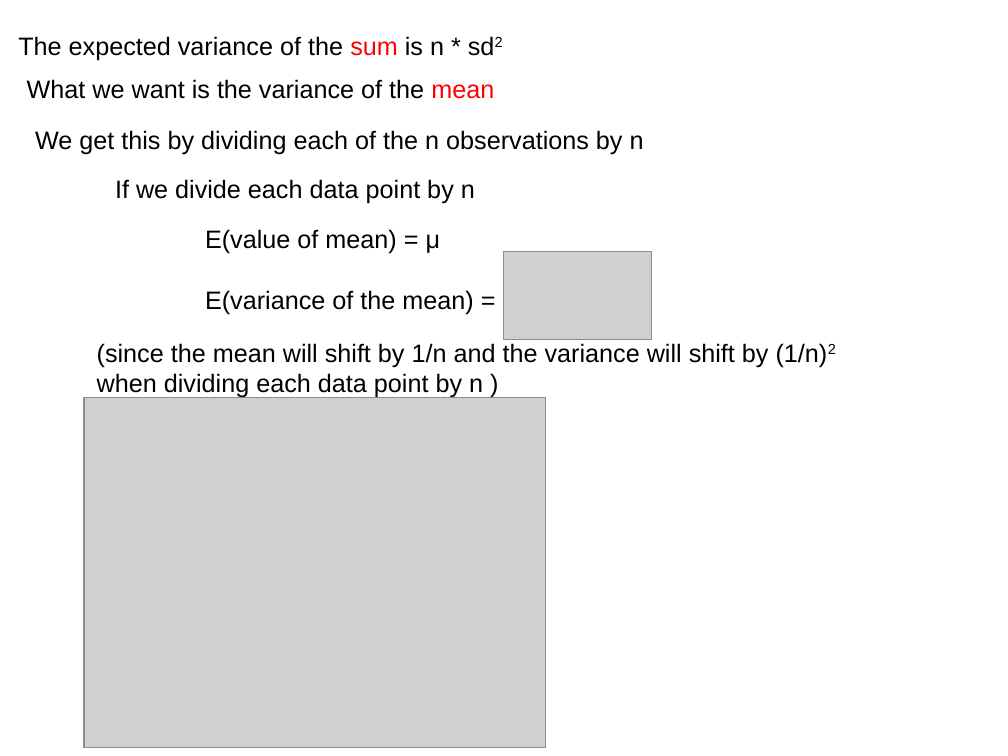
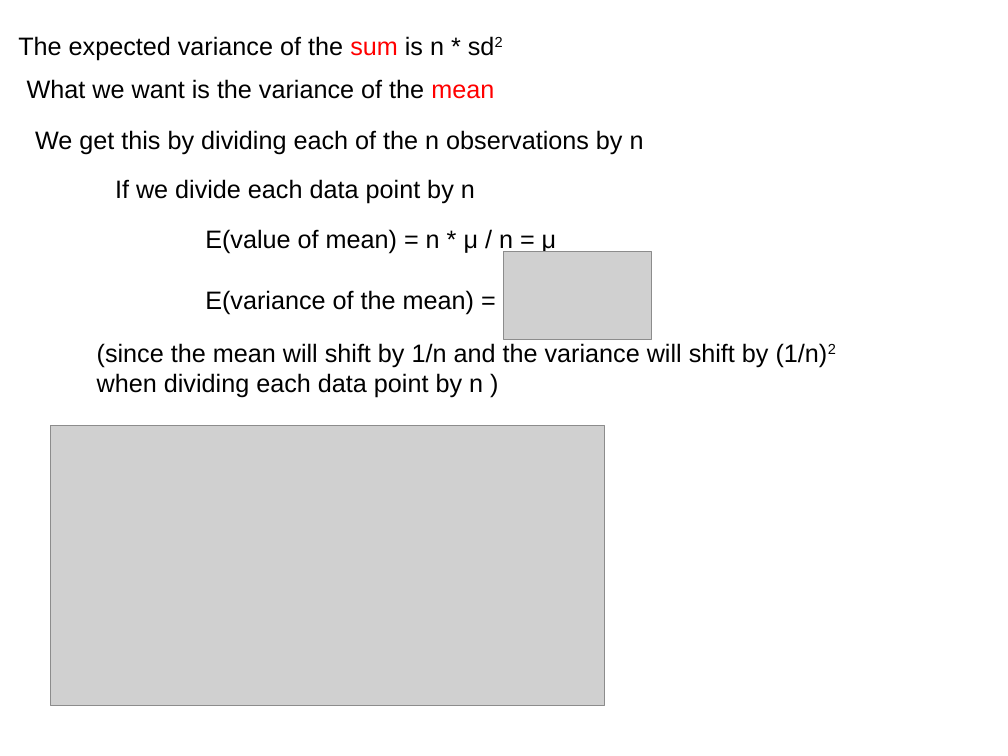
Before and after one commit to afodor/afodor.github.io, a slide deck: slide 15 of classes/stats2016/Lecture13.ppt. Drawn at 1008x756 pixels with LibreOffice and Linux fonts; fonts in the diff are those of the drawing; grey boxes stand for pictures. Boxes give left, top, right and bottom in pixels: in the first picture for what was removed or moved away, otherwise in the second. Text is boxed around its words. In the diff, an @@ line names an element or a change of style, - is before the commit and + after.

Commit message:
lecture 13

```diff
--- a/classes/stats2016/Lecture13.ppt
+++ b/classes/stats2016/Lecture13.ppt
@@ text at box(205, 229, 557, 254): text changed @@
-E(value of mean) = μ
+E(value of mean) = n * μ / n = μ
@@ picture: place and size @@
-picture at box(84, 398, 545, 748)
+picture at box(50, 425, 605, 706)
```
Also in this commit, not shown: 3 other slides changed, 2 slides added, 1 other file.
